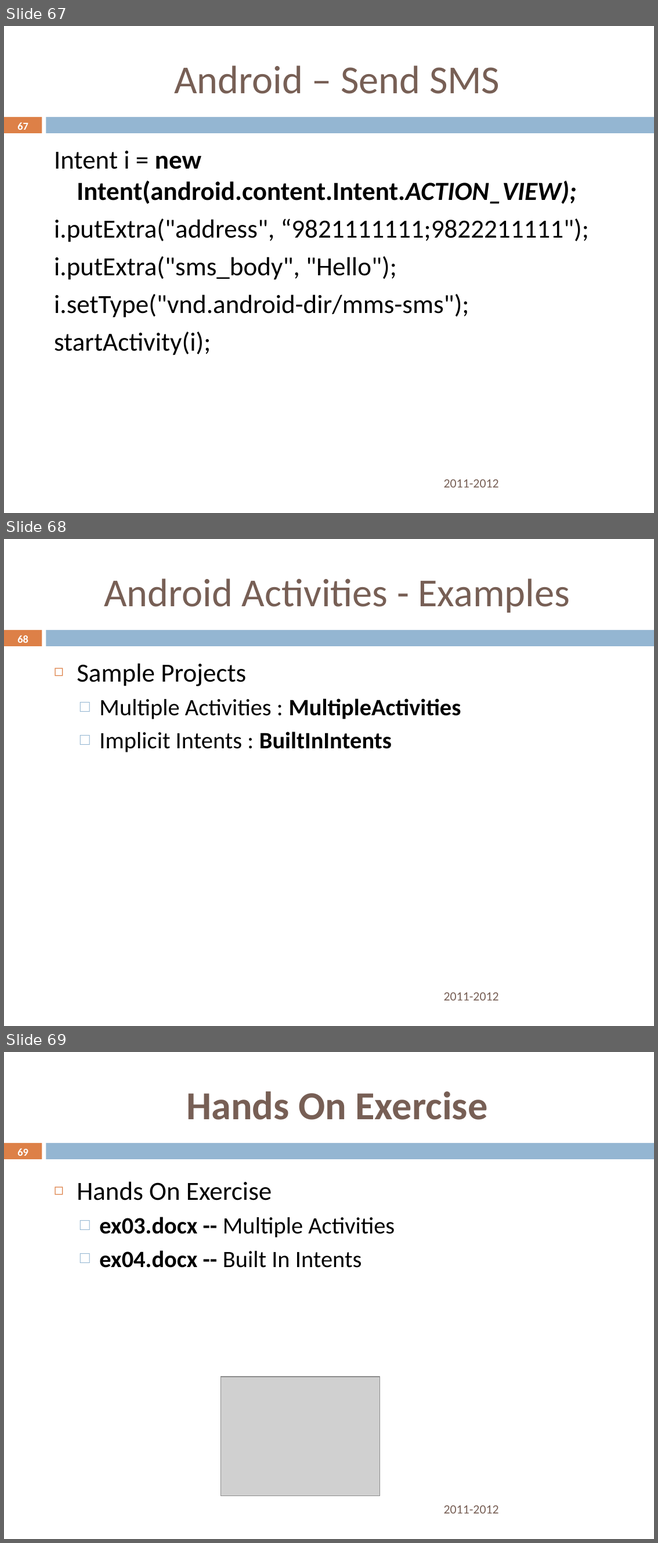
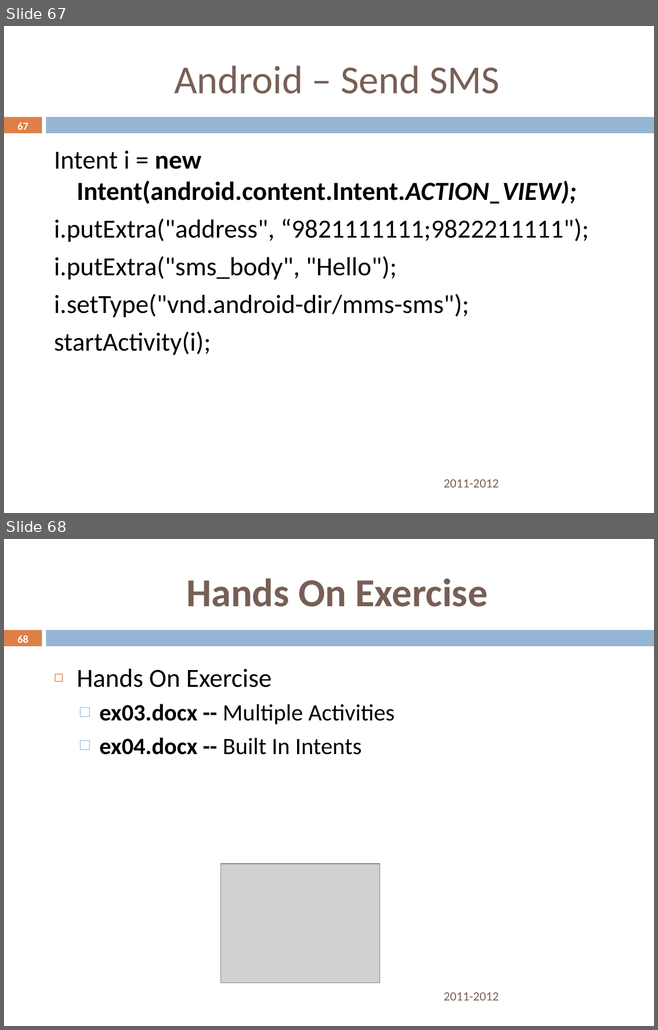
Before and after one commit to rominirani/Nitrodroid-2012-Android101-Workshop, a slide deck: presentation/AndroidDeveloper101Workshop-October6-Nitrodroid-2012-MindStormSoftware.pptx. Shown one above the other, each under a label of ours: slides 67, 68 and 69 before the commit, slides 67 and 68 after it. The pictures are 658x1543 and 658x1030 pixels, drawn with LibreOffice and Linux fonts; fonts in the diff are those of the drawing; grey boxes stand for pictures; background and template pictures are left out. Boxes give left, top, right and bottom in pixels: in the first picture for what was removed or moved away, otherwise in the second. Text is boxed around its words. In the diff, an @@ line names an element or a change of style, - is before the commit and + after.

Commit message:
Multiple Office formats

```diff
--- a/presentation/AndroidDeveloper101Workshop-October6-Nitrodroid-2012-MindStormSoftware.pptx
+++ b/presentation/AndroidDeveloper101Workshop-October6-Nitrodroid-2012-MindStormSoftware.pptx
@@ slide 68 removed at [4,539,654,1026], background #FFFFFF; not listed: 2 template elements that a slide beside it also shows @@
@@ title removed at [104,578,570,613] @@
-Android Activities - Examples
@@ page number removed at [17,635,28,643] @@
-68
@@ text removed at [76,663,461,752] @@
-◻ Sample Projects
-  □ Multiple Activities : MultipleActivities
-  □ Implicit Intents : BuiltInIntents
@@ text removed at [444,993,499,1001] @@
-2011-2012
@@ what was slide 69 is now slide 68 @@
@@ page number at [17,635,28,643]: text changed @@
-69
+68
```
Also in this commit, not shown: 4 slides changed, 5 other files.
